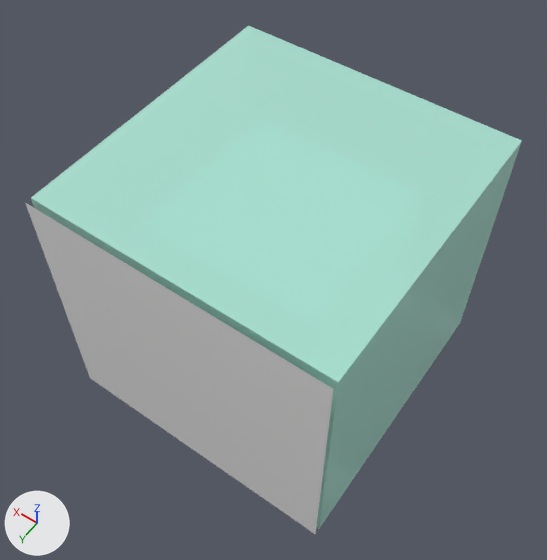
A saved change to the glTF model assets/models/creatures/slime/slime.glb.
Camera for both pictures: a 50 mm camera at (-0.857, 1.252, 2.393) aimed at (0.01, 0.038, 0.486). The lights are fixed; the arrows at lower left show +X, +Y and +Z. The first picture is the older version. Where no turn or scale is listed for an object, it has been applied to the vertices. Vertices at exactly the same position are counted once.

The scene before the commit, as lines of its bpy script (objects in view):
```python
mat_slimeshell = principled_material('SlimeShell')
mat_slimeshell.base_color = (0.5, 0.91, 0.78)  # green #bcf5e5
mat_slimeshell.roughness = 0.23
mat_slimeshell.alpha = 0.76
me_square_pixel_face = bpy.data.meshes.new('square_pixel_face')
me_square_pixel_face.from_pydata([(0.481, 0.501, 0.05), (-0.481, 0.501, 0.05), (-0.481, 0.501, 0.948), (0.481, 0.501, 0.948)], [], [(0, 1, 2), (0, 2, 3)])
me_square_pixel_face.materials.append(mat_slimeface)  # white #ffffff
me_square_translucent_shell = bpy.data.meshes.new('square_translucent_shell')
me_square_translucent_shell.from_pydata(...)  # a box spanning x -0.481..0.481, y -0.481..0.481, z -0.449..0.449
me_square_translucent_shell.materials.append(mat_slimeshell)  # green #bcf5e5
ob_face = bpy.data.objects.new('Face', me_square_pixel_face)
ob_face.location = (0.0, 0.0, 0.0)
ob_shell = bpy.data.objects.new('Shell', me_square_translucent_shell)
ob_shell.location = (0.0, 0.0, 0.499)
```
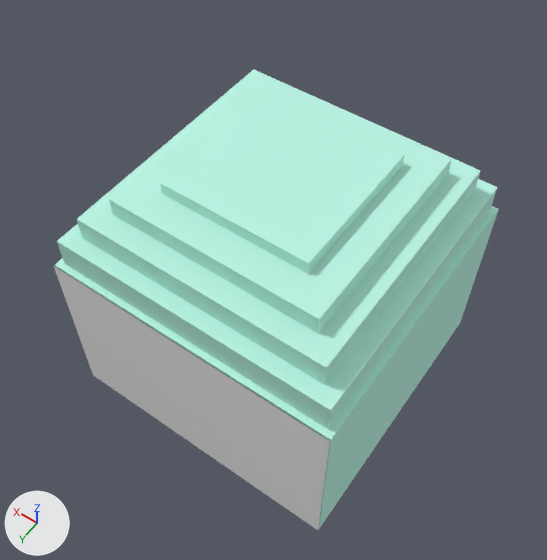
Commit message: Regenerate rounded slime model

The change, as JSON lines over the scene's bpy script:
```json
{"op": "set", "path": "mat_slimeshell.alpha", "old": "0.76", "new": "1.0"}
{"op": "set", "path": "mat_slimeshell.roughness", "old": "0.23", "new": "0.85"}
{"block": "me_square_translucent_shell", "where": "# used by ob_shell; location = (0.0, 0.0, 0.499)"}
{"op": "remove", "block": "me_square_translucent_shell", "code": "me_square_translucent_shell.from_pydata(...)  # 8 vertices, 12 faces; spans x -0.481..0.481, y -0.481..0.481, z -0.449..0.449"}
{"op": "add", "block": "me_square_translucent_shell", "code": "me_square_translucent_shell.from_pydata(...)  # 40 vertices, 60 faces; spans x -0.481..0.481, y -0.481..0.481, z -0.449..0.449"}
{"block": "me_square_translucent_shell", "change": "me_square_translucent_shell part 1: a new loose piece, a box spanning x -0.461..0.461, y -0.461..0.461, z 0.17..0.269, in mat_slimeshell (green #bcf5e5)"}
{"block": "me_square_translucent_shell", "change": "me_square_translucent_shell part 2: a new loose piece, a box spanning x -0.411..0.411, y -0.411..0.411, z 0.269..0.349, in mat_slimeshell (green #bcf5e5)"}
{"block": "me_square_translucent_shell", "change": "me_square_translucent_shell part 3: a new loose piece, a box spanning x -0.341..0.341, y -0.341..0.341, z 0.349..0.409, in mat_slimeshell (green #bcf5e5)"}
{"block": "me_square_translucent_shell", "change": "me_square_translucent_shell part 4: a new loose piece, a box spanning x -0.24..0.24, y -0.24..0.24, z 0.409..0.449, in mat_slimeshell (green #bcf5e5)"}
{"block": "me_square_translucent_shell", "change": "me_square_translucent_shell part 5"}
{"block": "me_square_translucent_shell", "change": "4 vertices are removed from x -0.481..0.481, y -0.481..0.481, z 0.449"}
{"block": "me_square_translucent_shell", "change": "10 faces are deleted"}
{"block": "me_square_translucent_shell", "change": "4 vertices are added at (0.481, 0.481, 0.17), (0.481, -0.481, 0.17), (-0.481, -0.481, 0.17), (-0.481, 0.481, 0.17)"}
{"block": "me_square_translucent_shell", "change": "10 new faces join them"}
{"block": "me_square_pixel_face", "where": "# used by ob_face; location = (0.0, 0.0, 0.0)"}
{"op": "remove", "block": "me_square_pixel_face", "code": "me_square_pixel_face.from_pydata(...)  # 4 vertices, 2 faces; spans x -0.481..0.481, y 0.501, z 0.05..0.948"}
{"op": "add", "block": "me_square_pixel_face", "code": "me_square_pixel_face.from_pydata(...)  # 4 vertices, 2 faces; spans x -0.481..0.481, y 0.486, z -0.309..0.309"}
{"block": "me_square_pixel_face", "change": "me_square_pixel_face part 6"}
{"op": "set", "path": "me_square_pixel_face.vertices[0].co", "old": "(0.481, 0.501, 0.05)", "new": "(0.481, 0.486, -0.309)", "note": "pixel (90, 378) -> pixel (93, 375)"}
{"op": "set", "path": "me_square_pixel_face.vertices[1].co", "old": "(-0.481, 0.501, 0.05)", "new": "(-0.481, 0.486, -0.309)", "note": "pixel (315, 534) -> pixel (318, 530)"}
{"op": "set", "path": "me_square_pixel_face.vertices[2].co", "old": "(-0.481, 0.501, 0.948)", "new": "(-0.481, 0.486, 0.309)", "note": "pixel (333, 388) -> pixel (329, 441)"}
{"op": "set", "path": "me_square_pixel_face.vertices[3].co", "old": "(0.481, 0.501, 0.948)", "new": "(0.481, 0.486, 0.309)", "note": "pixel (25, 202) -> pixel (53, 265)"}
{"op": "set", "path": "ob_face.location", "old": "(0.0, 0.0, 0.0)", "new": "(0.0, 0.0, 0.359)"}
```

Pixel boxes (x1, y1, x2, y2) of what changed, in the pictures (547 x 560 px; the box of a moved part takes in the faces that stretch with it):
```json
{"object": "Shell", "change": "surface changed, reshaped", "before": [31, 25, 522, 529], "after": [55, 69, 499, 529], "on screen": "10% narrower, 9% shorter"}
{"object": "Face", "change": "reshaped, moved", "before": [25, 203, 333, 534], "after": [54, 267, 330, 530], "on screen": "10% narrower, 20% shorter"}
{"part": 1, "of": "me_square_translucent_shell", "change": "added", "after": [57, 179, 498, 429]}
{"part": 2, "of": "me_square_translucent_shell", "change": "added", "after": [77, 69, 481, 385]}
{"part": 3, "of": "me_square_translucent_shell", "change": "added", "after": [109, 73, 452, 333]}
{"part": 4, "of": "me_square_translucent_shell", "change": "added", "after": [160, 91, 405, 273]}
{"part": 5, "of": "me_square_translucent_shell", "change": "moved or reshaped", "before": [31, 25, 522, 529], "after": [55, 206, 499, 529]}
```
